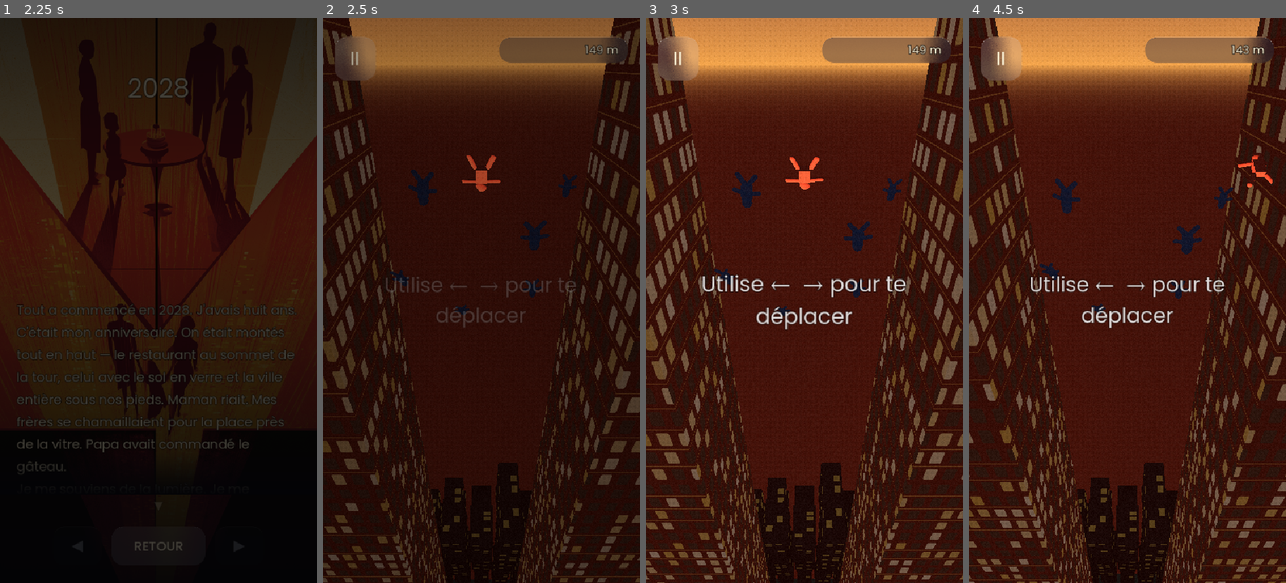
Above: before the commit, frames 1-4 (left to right).
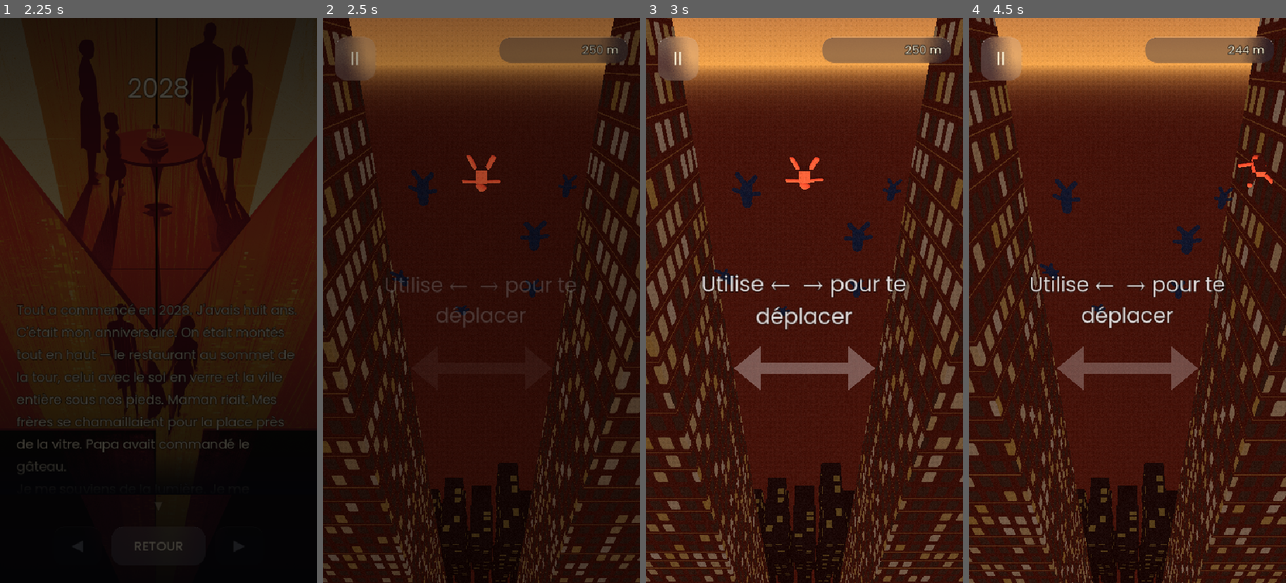
Above: after the commit, the same moments.

Repository: quvntvn/Hyperdive
Game: Godot game, scene res://scenes/ui/main_menu.tscn
The game is run twice, just before and just after one commit, with the same random seed, the same clock (stepped at 60 frames per second) and the same inputs.
Inputs (mouse positions are in pixels of both pictures, inside the frame that each line leads up to):
- Up to frame 1 (2.25 s): tap Enter at 0.5 s; move the mouse to (228, 272) at 0.52 s; hold D (move_right) 0.53-1.25 s; tap 1 at 0.6 s; click (228, 272) at 0.67 s; click "ARCHIVES" at 1.25 s; click "1" at 2 s
- Up to frame 2 (2.5 s): no input
- Up to frame 3 (3 s): drag from (741, 328) to (788, 413) at 2.77 s
- Up to frame 4 (4.5 s): move the mouse to (1159, 176) at 3.52 s; hold D (move_right) 3.53-4.25 s; tap U at 3.6 s; drag from (1111, 413) to (1032, 215) at 4.27 s

Frame 1 is identical in both runs. In frame 2, 1.0% of the frame differs, in the area x 0-100%, y 0-100%; in frame 3, 9.1%; in frame 4, 17%.

Commit message:
feat(didacticiel): sol 250m + ralenti 2.5% + fleche directionnelle + progression au 1er toucher + texte bonus court
Co-Authored-By: Claude Opus 4.8 <noreply@anthropic.com>

Diff:
--- a/hyperdive/scripts/autoload/story.gd
+++ b/hyperdive/scripts/autoload/story.gd
@@ -33,7 +33,7 @@
 	# famille en silhouettes qui se disperse, SOL inévitable à `value` mètres (≈ 22-23 s à vitesse
 	# de base 18 m/s). MOURIR = réussir : player.gd route la mort en réussite → fondu noir → outro
 	# (text_when "after") : on découvre qu'on vient de jouer le souvenir de 2028.
-	{"n": 1,  "type": "play",  "mode": "fall",    "objective": {"kind": "descent", "value": 150},  "text_when": "after",  "theme": "sunset", "title": "2028", "image": "res://assets/story/ch01.png",
+	{"n": 1,  "type": "play",  "mode": "fall",    "objective": {"kind": "descent", "value": 250},  "text_when": "after",  "theme": "sunset", "title": "2028", "image": "res://assets/story/ch01.png",
 		"text": "Tout a commencé en 2028. J'avais huit ans.\nC'était mon anniversaire. On était montés tout en haut — le rest …(303 unchanged characters)…
 	{"n": 2,  "type": "story", "theme": "minuit", "title": "Réveil", "image": "res://assets/story/ch02.png",
 		"text": "Je me réveille en sursaut. Trente-quatre ans. Un autre lit, une autre ville, une autre vie. Le rêve s'efface …(232 unchanged characters)…
@@ -149,7 +149,7 @@
 
 # Chapitre DIDACTICIEL : l'OUVERTURE ch.1 « 2028 » (objectif "descent", MOURIR = réussir). Tout le
 # comportement tuto (ralenti d'intro, textes, rangée slow-time forcée) est gaté sur is_tutorial()
-# → zéro fuite vers les autres chapitres/modes. Le dict catalogue est INCHANGÉ (descent 150 m) :
+# → zéro fuite vers les autres chapitres/modes. Le dict catalogue est INCHANGÉ (descent 250 m) :
 # le tuto est une simple surcouche par-dessus la descente scriptée, thème/narration intacts.
 const TUTORIAL_CHAPTER: int = 1
 
--- a/hyperdive/scripts/gameplay/main_game.gd
+++ b/hyperdive/scripts/gameplay/main_game.gd
@@ -61,6 +61,12 @@
 			# OUVERTURE ch.1 : ALTIMÈTRE DÉCROISSANT (mètres restants avant le sol), orange sous
 			# 50 m (tension). AUCUNE réussite en vol — seule la collision avec le sol termine,
 			# routée en réussite par player.gd (la mort EST la réussite).
+			# DIDACTICIEL : tant que le joueur n'a pas donné son 1er input, l'altimètre est FIGÉ à
+			# la valeur de départ (la progression est « en pause » — le perso dérive au ralenti
+			# 2,5 % mais ces ~quelques mètres ne comptent pas). Au 1er toucher, le décompte démarre.
+			if not player.has_first_input():
+				($GameHUD as GameHUD).update_story_progress("%d m" % _objective_value)
+				return
 			var remaining: int = int(maxf(0.0, float(_objective_value) - absf(player.global_position.y)))
 			($GameHUD as GameHUD).update_story_progress("%d m" % remaining)
 			($GameHUD as GameHUD).set_story_progress_urgent(remaining <= 50)
--- a/hyperdive/scripts/gameplay/tutorial.gd
+++ b/hyperdive/scripts/gameplay/tutorial.gd
@@ -1,39 +1,52 @@
 extends Node
 class_name Tutorial
 # Surcouche DIDACTICIEL — vit UNIQUEMENT au chapitre tuto (Story.is_tutorial(), ch.1 « 2028 »).
-# Greffée par main_game PAR-DESSUS la descente scriptée (le sol à 150 m reste la victoire).
+# Greffée par main_game PAR-DESSUS la descente scriptée (le sol à 250 m reste la victoire).
 # Possède son propre CanvasLayer (au-dessus du HUD, sous la pause).
-# Pilote : ralenti d'intro 0.05× tant que le joueur n'a pas donné d'input, deux textes pulsants
-# en TEMPS RÉEL, et une rangée pleine largeur de slow-time inratable synchronisée avec le texte 2.
+# Pilote : ralenti d'intro 0.025× tant que le joueur n'a pas donné d'input, deux textes pulsants
+# en TEMPS RÉEL, une flèche ↔ pulsante synchro au texte 1, et une rangée pleine largeur de
+# slow-time inratable synchronisée avec le texte 2.
 #
 # Détection du 1er input : on s'abonne au signal PlayerController.first_input_received (point
-# unique côté joueur, touch ET clavier) → garantie que le ralenti 0.2× se coupe TOUJOURS.
-
-const INTRO_SPEED_FACTOR := 0.05    # info : la valeur effective vit dans PlayerController.TUTORIAL_INTRO_FACTOR
-const TEXT1_HOLD_AFTER_INPUT := 1.5 # le texte 1 reste 1,5 s après le 1er input puis se fond
-const GAP_BEFORE_TEXT2 := 2.5       # délai après le fondu du texte 1 avant texte 2 + rangée
-const TEXT2_VISIBLE := 3.0          # durée d'affichage du texte 2 avant fondu
+# unique côté joueur, touch ET clavier) → garantie que le ralenti 0.025× se coupe TOUJOURS.
+
+const INTRO_SPEED_FACTOR := 0.025   # info : la valeur effective vit dans PlayerController.TUTORIAL_INTRO_FACTOR
+const TEXT1_HOLD_AFTER_INPUT := 2.0 # le texte 1 reste 2 s après le 1er input puis se fond
+const GAP_BEFORE_TEXT2 := 7.0       # délai après le fondu du texte 1 avant texte 2 + rangée
+const TEXT2_VISIBLE := 4.0          # durée d'affichage du texte 2 avant fondu
 const FADE := 0.5                   # durée des fondus de texte
 const PULSE_MIN := 1.0              # échelle de pulsation basse
 const PULSE_MAX := 1.08            # échelle de pulsation haute
 const PULSE_PERIOD := 1.2          # période de la pulsation (s)
-const ROW_SPAWN_AHEAD := 18.0      # rangée spawnée à 18 m devant (dir) au moment du texte 2
+const ROW_SPAWN_AHEAD := 30.0      # rangée spawnée à 30 m devant (dir) au moment du texte 2
 const ROW_CLEAR_HALF := 8.0        # demi-bande sans obstacle autour de la rangée
 const ROW_X_MIN := -5.0            # rangée pleine largeur (couloir = ±4,5)
 const ROW_X_MAX := 5.0
 const ROW_X_STEP := 1.0            # espacement (catch ~1 m/powerup → inratable)
 const TUTORIAL_OBSTACLES_ENABLED := true   # false = aucun obstacle pendant le tuto
 
+# Flèche directionnelle ↔ (Polygon2D blanc plein, sans contour) affichée pendant l'intro pour
+# signaler « déplace-toi gauche/droite ». Taille + position via ces constantes.
+const ARROW_LENGTH := 240.0        # longueur totale pointe-à-pointe (px GUI)
+const ARROW_THICKNESS := 20.0      # épaisseur de la hampe (px)
+const ARROW_HEAD_LENGTH := 46.0    # longueur de chaque tête triangulaire (px)
+const ARROW_HEAD_HALF := 38.0      # demi-hauteur des têtes (px)
+const ARROW_Y_FRAC := 0.62         # position verticale (fraction écran, 0=haut → 1=bas) ≈ niveau joueur
+const ARROW_ALPHA_MIN := 0.2       # alpha au creux de la pulsation (texte au plus petit)
+const ARROW_ALPHA_MAX := 0.3       # alpha au pic de la pulsation (texte au plus grand)
+
 # Textes placeholder ÉDITABLES. Variante selon le mode de contrôle (tilt supprimé du jeu).
 const TEXT1_TOUCH := "Glisse ton doigt pour te déplacer"
 const TEXT1_KEY   := "Utilise ←  → pour te déplacer"
-const TEXT2       := "Récupère les bonus pour t'aider\n— celui-ci ralentit le temps !"
+const TEXT2       := "Attrape les power-ups !"
 
 const POWERUP_SCENE: PackedScene = preload("res://scenes/collectibles/powerup.tscn")
 
 var _player: PlayerController
 var _obstacles: ObstacleSpawner
 var _label: Label
+var _arrow: Polygon2D
+var _arrow_fade: float = 0.0   # 0..1, fondu maître de la flèche (apparaît/s'estompe AVEC le texte 1)
 var _pulse_tween: Tween
 var _done: bool = false        # texte 2 montré (info ; en descent la victoire = collision au sol)
 var _t2_timer: float = -1.0    # compte à rebours réel avant texte 2 (armé au fondu du texte 1)
@@ -47,10 +60,11 @@
 	if not TUTORIAL_OBSTACLES_ENABLED and _obstacles != null:
 		_obstacles.set_process(false)
 	_build_ui()
-	# Ralenti d'intro ON immédiatement + texte 1 (variante selon le mode de contrôle).
+	# Ralenti d'intro ON immédiatement + texte 1 (variante selon le mode de contrôle) + flèche ↔.
 	_player.set_intro_slow(true)
 	var touch: bool = Settings.control_mode == SettingsManager.ControlMode.TOUCH
 	_show_text(TEXT1_TOUCH if touch else TEXT1_KEY)
+	_show_arrow()
 	# Abonnement FIABLE au 1er input (signal du joueur). Si l'input est déjà passé (cas limite),
 	# on réagit tout de suite ; sinon on attend le signal.
 	if _player.has_first_input():
@@ -78,6 +92,40 @@
 	_label.add_theme_constant_override("outline_size", 6)
 	_label.modulate.a = 0.0
 	layer.add_child(_label)
+	_build_arrow(layer)
+
+# Flèche bidirectionnelle ↔ : UN seul Polygon2D (hampe + 2 têtes), blanc plein, sans contour.
+# Centrée horizontalement, au niveau vertical du joueur (ARROW_Y_FRAC). Alpha via modulate.a.
+func _build_arrow(layer: CanvasLayer) -> void:
+	_arrow = Polygon2D.new()
+	_arrow.color = Color(1.0, 1.0, 1.0, 1.0)   # blanc plein ; l'alpha effectif passe par modulate.a
+	var hl: float = ARROW_LENGTH * 0.5
+	var ht: float = ARROW_THICKNESS * 0.5
+	var sx: float = hl - ARROW_HEAD_LENGTH      # x où commencent les têtes
+	var hh: float = ARROW_HEAD_HALF
+	# Contour fermé, sens horaire, depuis la pointe gauche.
+	_arrow.polygon = PackedVector2Array([
+		Vector2(-hl, 0.0),    # pointe gauche
+		Vector2(-sx, -hh),    # tête gauche, haut
+		Vector2(-sx, -ht),    # hampe, haut-gauche
+		Vector2(sx, -ht),     # hampe, haut-droit
+		Vector2(sx, -hh),     # tête droite, haut
+		Vector2(hl, 0.0),     # pointe droite
+		Vector2(sx, hh),      # tête droite, bas
+		Vector2(sx, ht),      # hampe, bas-droit
+		Vector2(-sx, ht),     # hampe, bas-gauche
+		Vector2(-sx, hh),     # tête gauche, bas
+	])
+	var vp: Vector2 = get_viewport().get_visible_rect().size
+	_arrow.position = Vector2(vp.x * 0.5, vp.y * ARROW_Y_FRAC)
+	_arrow.modulate.a = 0.0
+	layer.add_child(_arrow)
+
+func _show_arrow() -> void:
+	create_tween().tween_property(self, "_arrow_fade", 1.0, FADE)
+
+func _fade_out_arrow() -> void:
+	create_tween().tween_property(self, "_arrow_fade", 0.0, FADE)
 
 func _show_text(t: String) -> void:
 	if _pulse_tween != null and _pulse_tween.is_valid():
@@ -115,12 +163,20 @@
 
 func _on_first_input() -> void:
 	_player.set_intro_slow(false)   # vitesse normale, TOUJOURS, dès le 1er input
-	# Le texte 1 reste TEXT1_HOLD_AFTER_INPUT puis se fond, et ARME le compte à rebours du texte 2.
+	# Le texte 1 reste TEXT1_HOLD_AFTER_INPUT puis se fond (la flèche s'estompe AVEC lui), et ARME
+	# le compte à rebours du texte 2.
 	await get_tree().create_timer(TEXT1_HOLD_AFTER_INPUT).timeout
 	_fade_out_text()
+	_fade_out_arrow()
 	_t2_timer = GAP_BEFORE_TEXT2
 
 func _process(delta: float) -> void:
+	# Alpha de la flèche piloté par la MÊME pulsation que l'échelle du texte 1 : t reconstruit
+	# depuis _label.scale (PULSE_MIN→0 … PULSE_MAX→1) → alpha lerp ARROW_ALPHA_MIN…MAX, le tout
+	# multiplié par le fondu maître (_arrow_fade) pour l'apparition/l'estompage avec le texte 1.
+	if _arrow != null and _label != null:
+		var t: float = clampf((_label.scale.x - PULSE_MIN) / (PULSE_MAX - PULSE_MIN), 0.0, 1.0)
+		_arrow.modulate.a = _arrow_fade * lerpf(ARROW_ALPHA_MIN, ARROW_ALPHA_MAX, t)
 	if _t2_timer > 0.0:
 		_t2_timer -= delta
 		if _t2_timer <= 0.0:
--- a/hyperdive/scripts/player/player.gd
+++ b/hyperdive/scripts/player/player.gd
@@ -55,12 +55,12 @@
 const LIMB_LIFT_DEG: float = 16.0           # portance NORMALISÉE (° à pleine vitesse de chute)
 const LIMB_DRAG_DEG: float = 20.0           # traînée NORMALISÉE (° à pleine vitesse latérale)
 const LIMB_WOBBLE_CLAMP: float = 40.0       # borne du wobble autour de la pose de repos (°)
-const TUTORIAL_INTRO_FACTOR: float = 0.05   # plafond de chute réduit pendant l'intro tuto (avant 1er input)
+const TUTORIAL_INTRO_FACTOR: float = 0.025  # plafond de chute réduit pendant l'intro tuto (avant 1er input)
 
 var _is_touching: bool = false
 var _wall_hit_cooldown: float = 0.0
 var _touch_target_x: float = 0.0
-var _first_input_done: bool = false   # 1er input joueur reçu (didacticiel ch.1 : coupe le ralenti 0.05×)
+var _first_input_done: bool = false   # 1er input joueur reçu (didacticiel ch.1 : coupe le ralenti 0.025×)
 var _is_dead: bool = false
 var _level_completed: bool = false
 var _run_time: float = 0.0
@@ -102,7 +102,7 @@
 
 signal game_over
 # Émis UNE fois au tout premier input du joueur (1er toucher/drag en touch, 1re action
-# gauche/droite au clavier). Le didacticiel (ch.1) s'y abonne pour couper le ralenti 0.05×.
+# gauche/droite au clavier). Le didacticiel (ch.1) s'y abonne pour couper le ralenti 0.025×.
 signal first_input_received
 
 func _ready() -> void:
Not shown, changed: apk/Hyperdive.apk
Not shown, changed: apk/Hyperdive.apk.idsig
